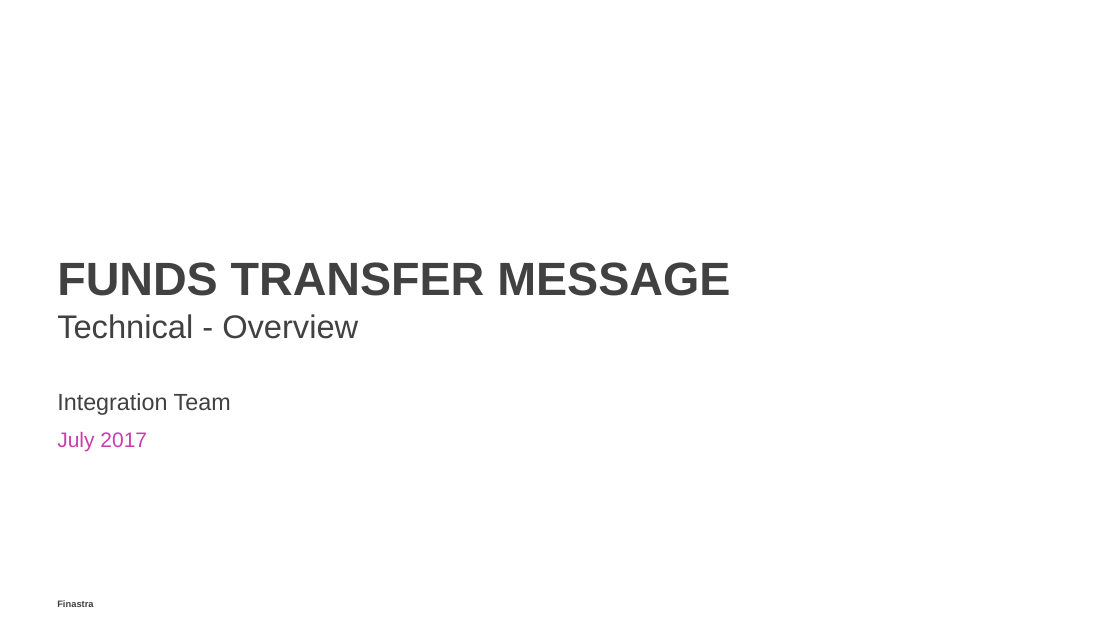
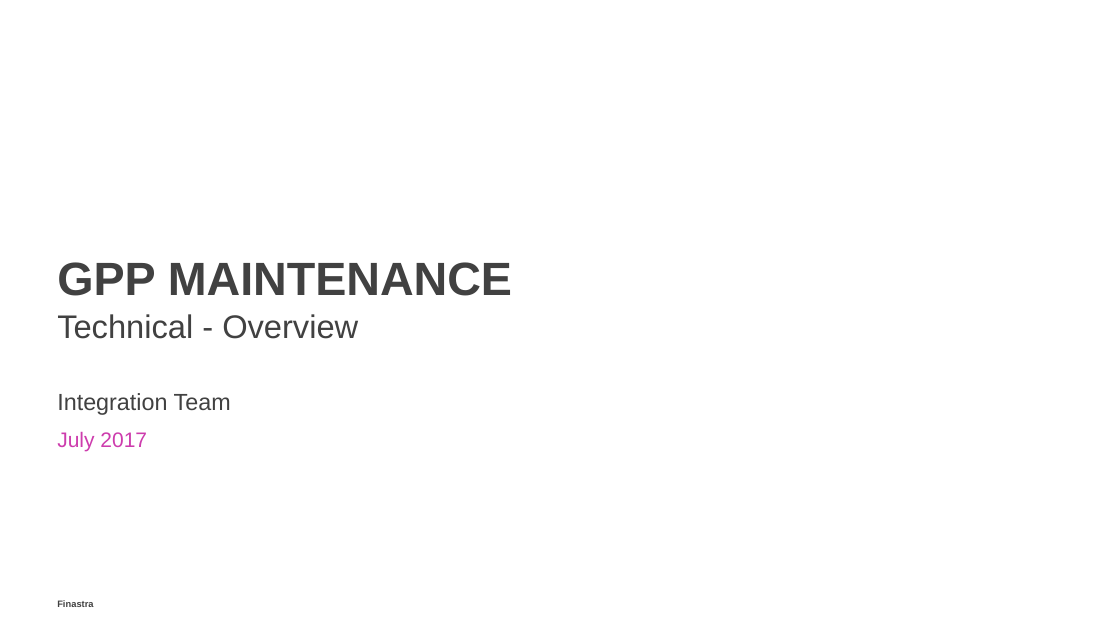
Before and after one commit to alexfinastra/IntegrationWorkshop, a slide deck: slide 1 of documentation/13 GPP Maintenance.pptx. Drawn at 1120x630 pixels with LibreOffice and Linux fonts; fonts in the diff are those of the drawing; background and template pictures are left out. Boxes give left, top, right and bottom in pixels: in the first picture for what was removed or moved away, otherwise in the second. Text is boxed around its words. In the diff, an @@ line names an element or a change of style, - is before the commit and + after.

```diff
--- a/documentation/13 GPP Maintenance.pptx
+++ b/documentation/13 GPP Maintenance.pptx
@@ title at [57,262,512,296]: text changed @@
-FUNDS TRANSFER MESSAGE
+GPP MAINTENANCE
```
Also in this commit, not shown: 4 other slides changed, 6 slides added, 21 slides removed, 36 other files.
